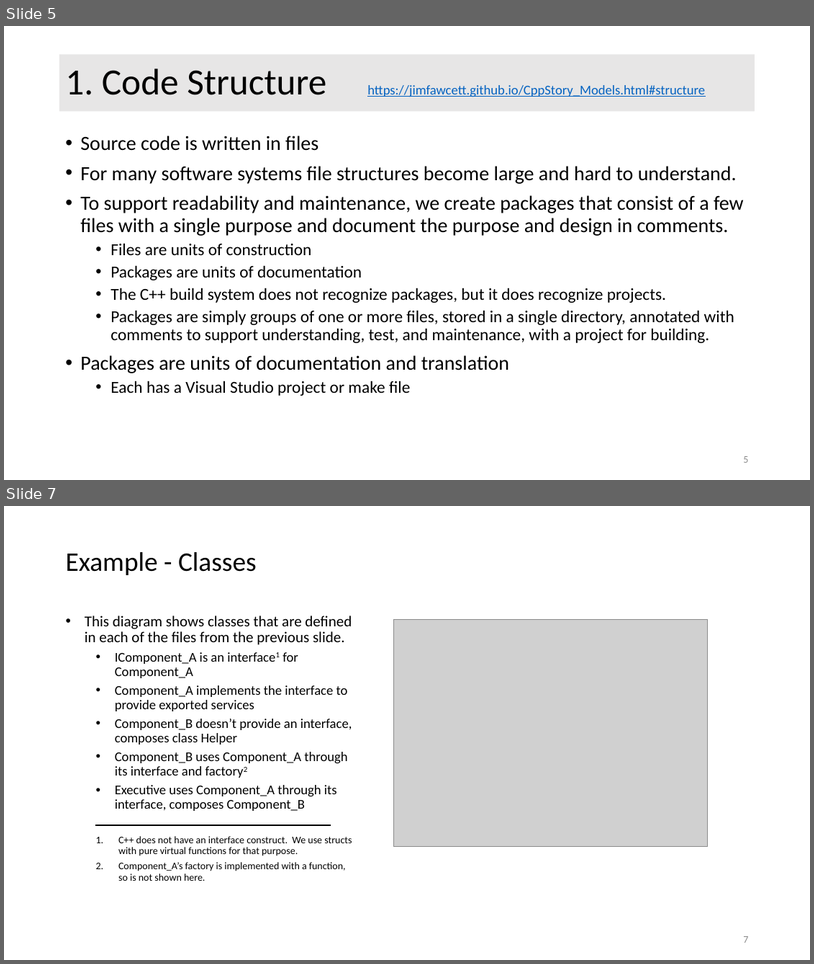
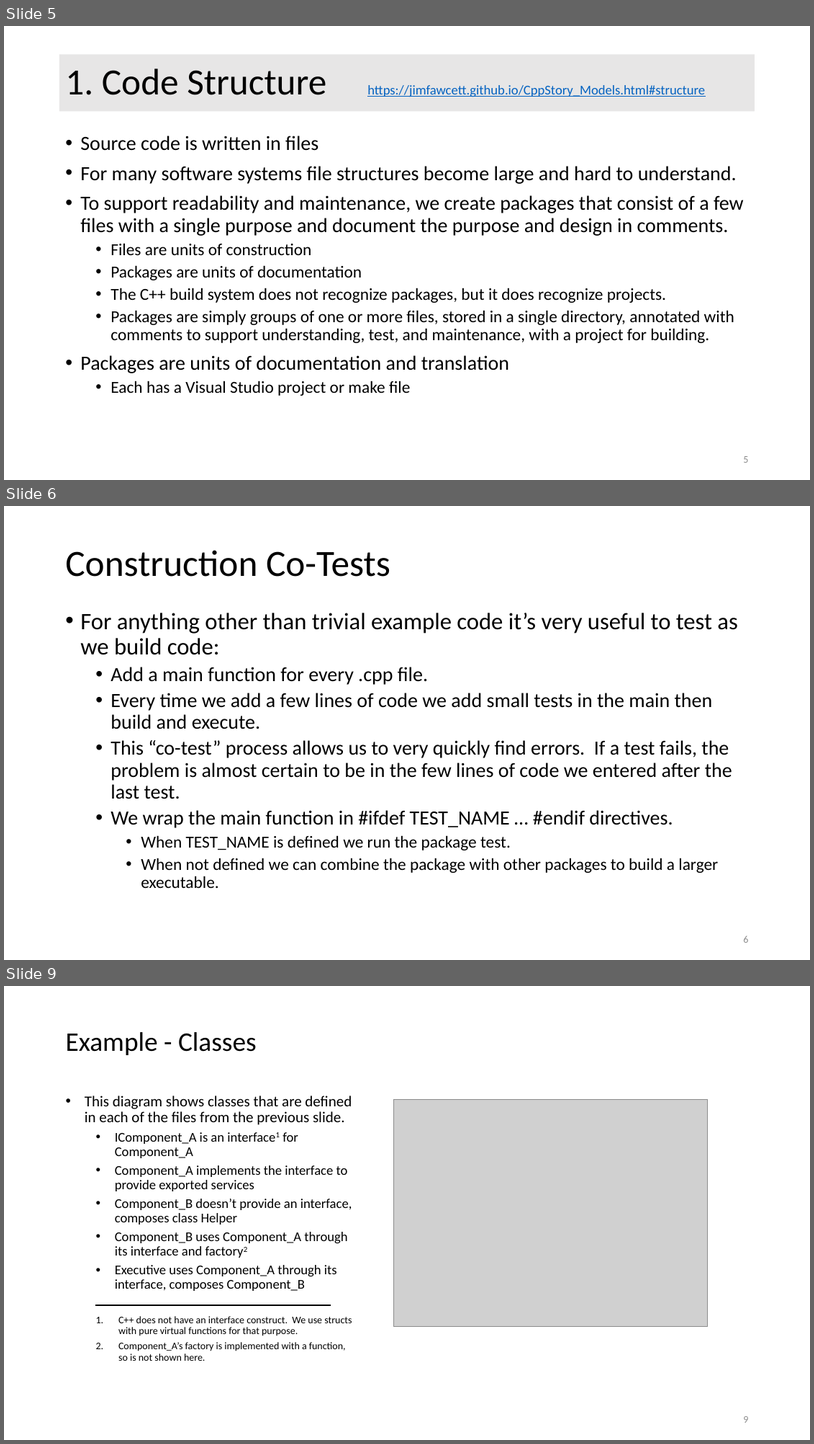
Before and after one commit to JimFawcett/JimFawcett.github.io, a slide deck: Resources/CppModels.pptx. Shown one above the other, each under a label of ours: slides 5 and 7 before the commit, slides 5, 6 and 9 after it; the slides between them are not shown. The pictures are 814x964 and 814x1444 pixels, drawn with LibreOffice and Linux fonts; fonts in the diff are those of the drawing; grey boxes stand for pictures. Boxes give left, top, right and bottom in pixels: in the first picture for what was removed or moved away, otherwise in the second. Text is boxed around its words. In the diff, an @@ line names an element or a change of style, - is before the commit and + after.

```diff
--- a/Resources/CppModels.pptx
+++ b/Resources/CppModels.pptx
@@ slide 6 added at [4,506,810,960], background #FFFFFF @@
@@ title added at [65,550,391,577], 44 pt, text #000000 @@
+Construction Co-Tests
@@ text added at [80,613,738,888], 24 pt, text #000000 @@
+• For anything other than trivial example code it’s very useful to test as we build code:
+  • Add a main function for every .cpp file.
+  • Every time we add a few lines of code we add small tests in the main then build and execute.
+  • This “co-test” process allows us to very quickly find errors. If a test fails, the problem is almost certain to be in the few lines of code we entered after the last test.
+  • We wrap the main function in #ifdef TEST_NAME … #endif directives.
+    • When TEST_NAME is defined we run the package test.
+    • When not defined we can combine the package with other packages to build a larger executable.
@@ page number added at [743,936,748,942], 12 pt, text #8C8C8C @@
+6
@@ what was slide 7 is now slide 9 @@
@@ page number at [743,1416,748,1422]: text changed @@
-7
+9
```
Also in this commit, not shown: 8 slides changed, 1 other slide added, 5 other files.
